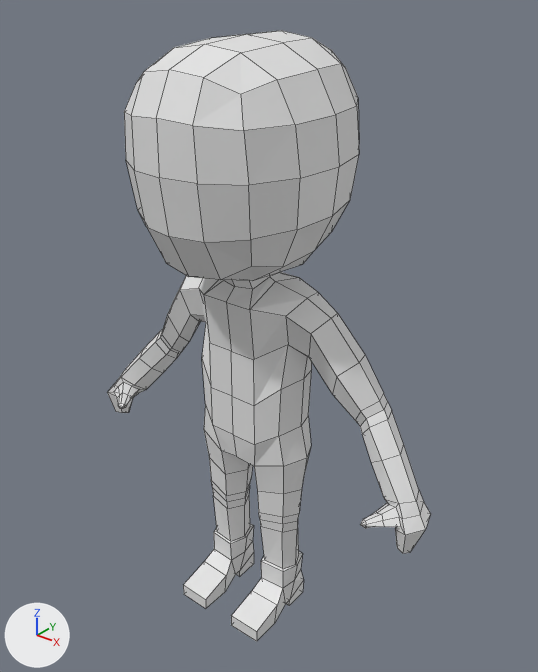
Before and after pictures for a commit that changed the Blender file 3D Blender Models/PlayerTemplateModels.blend.
Before and after are seen from a 50 mm camera at (8.56, -10.68, 6.86) aimed at (-0.27, 0.36, 0.02). The axes (+X, +Y, +Z) are drawn at lower left. The lights are the same throughout. Mesh edges are drawn as thin lines.
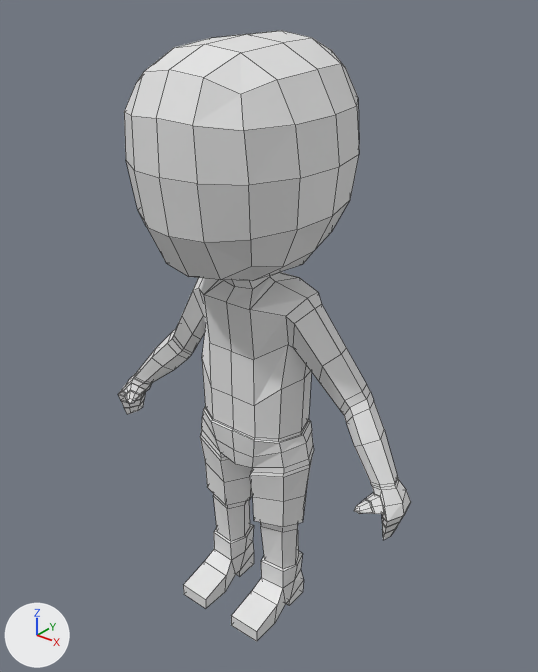
Changed parts and their boxes (x1, y1, x2, y2) in the pictures (538 x 672 px):
'Cube', reshaped (10% narrower): before (107, 30, 431, 642); after (118, 30, 411, 642)
part 1 of me_cube_001, built on: before (107, 276, 431, 553); after (118, 278, 411, 540)

What changed in the scene script:
```text
Change me_cube_001:
    used by ob_cube; location = (-0.45, 0.0, 0.0)
    remove me_cube_001.from_pydata(...)  # 248 vertices, 232 faces; spans x 0.0..4.41, y -2.31..2.2, z -6.77..5.93
    add me_cube_001.from_pydata(...)  # 379 vertices, 360 faces; spans x 0.0..3.94, y -2.31..2.2, z -6.77..5.93
    me_cube_001 part 1
    39 vertices are removed from x 0.0..4.15, y -0.88..0.84, z -3.12..-2.06
    58 faces are deleted
    4 vertices in x 0.0..0.59, y -0.64..0.88, z -2.01 move by (0.0, 0.0, 0.17)
    3 vertices in x 1.59..1.71, y -0.17..0.57, z -0.13..0.29 move by (-0.39, 0.0, 0.09)
    60 vertices move from x 0.0..4.41, y -0.62..0.88, z -3.43..1.0 to x 0.0..3.85, y -0.64..0.88, z -4.23..1.1
    170 vertices are added at x 0.0..3.94, y -0.78..0.96, z -3.54..-1.88
    186 new faces join them
```
